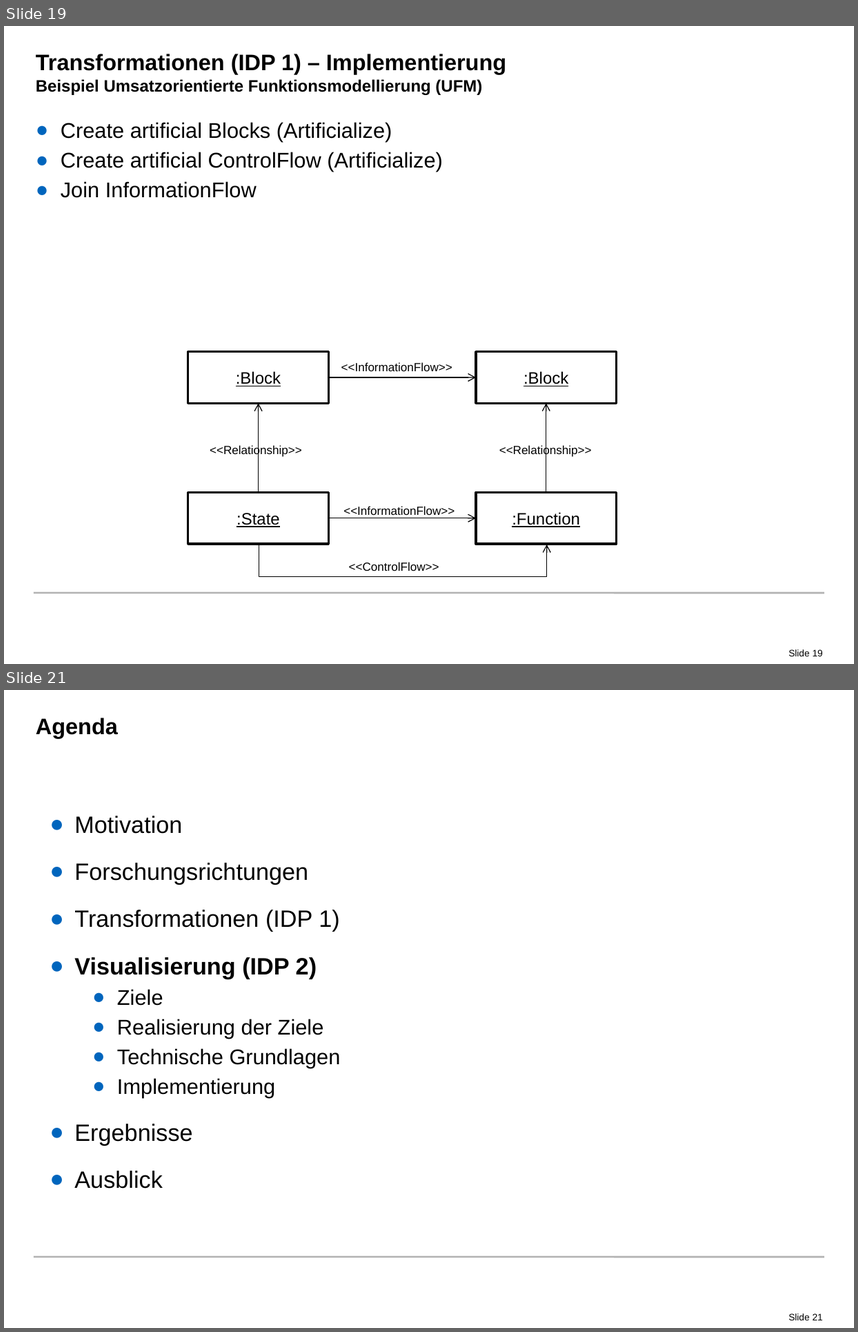
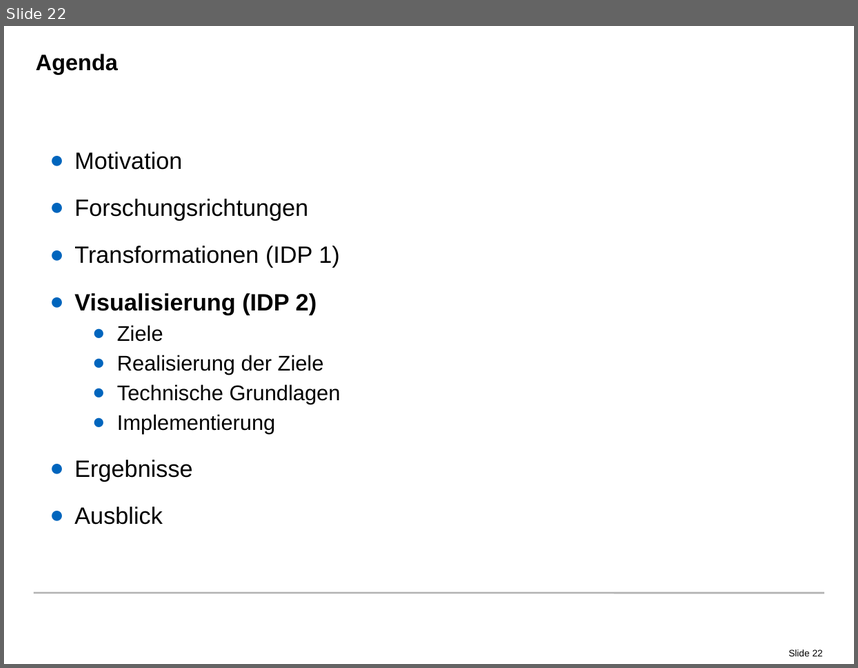
Before and after one commit to radke-tum/idp, a slide deck: pssif/doc/PSSIF.pptx. Shown one above the other, each under a label of ours: slides 19 and 21 before the commit, slide 22 after it; the slides between them are not shown. The pictures are 858x1332 and 858x668 pixels, drawn with LibreOffice and Linux fonts; fonts in the diff are those of the drawing; background and template pictures are left out. Boxes give left, top, right and bottom in pixels: in the first picture for what was removed or moved away, otherwise in the second. Text is boxed around its words. In the diff, an @@ line names an element or a change of style, - is before the commit and + after.

```diff
--- a/pssif/doc/PSSIF.pptx
+++ b/pssif/doc/PSSIF.pptx
@@ slide 19 removed at <box>4,26,854,664</box>, background #FFFFFF; not listed: 2 template elements that a slide beside it also shows @@
@@ title removed at <box>36,54,506,95</box> @@
-Transformationen (IDP 1) – Implementierung
-Beispiel Umsatzorientierte Funktionsmodellierung (UFM)
@@ text removed at <box>61,122,443,198</box> @@
-● Create artificial Blocks (Artificialize)
-● Create artificial ControlFlow (Artificialize)
-● Join InformationFlow
@@ rectangle removed at <box>188,352,329,403</box> @@
-:Block
@@ rectangle removed at <box>476,352,616,403</box> @@
-:Block
@@ arrow removed from (329, 377) to (476, 377) @@
@@ text removed at <box>341,362,452,371</box> @@
-<<InformationFlow>>
@@ arrow removed from (258, 492) to (258, 403) @@
@@ arrow removed from (546, 492) to (546, 403) @@
@@ text removed at <box>210,444,302,457</box> @@
-<<Relationship>>
@@ text removed at <box>499,444,592,457</box> @@
-<<Relationship>>
@@ rectangle removed at <box>188,492,329,544</box> @@
-:State
@@ rectangle removed at <box>476,492,616,544</box> @@
-:Function
@@ arrow removed from (329, 518) to (476, 518) @@
@@ text removed at <box>343,506,455,515</box> @@
-<<InformationFlow>>
@@ elbow arrow removed from (259, 543) to (547, 545) @@
@@ text removed at <box>349,561,439,570</box> @@
-<<ControlFlow>>
@@ what was slide 21 is now slide 22 @@
@@ page number at <box>789,649,823,656</box>: text changed @@
-Slide 21
+Slide 22
```
Also in this commit, not shown: 13 slides changed, 3 slides added, 1 other slide removed.
